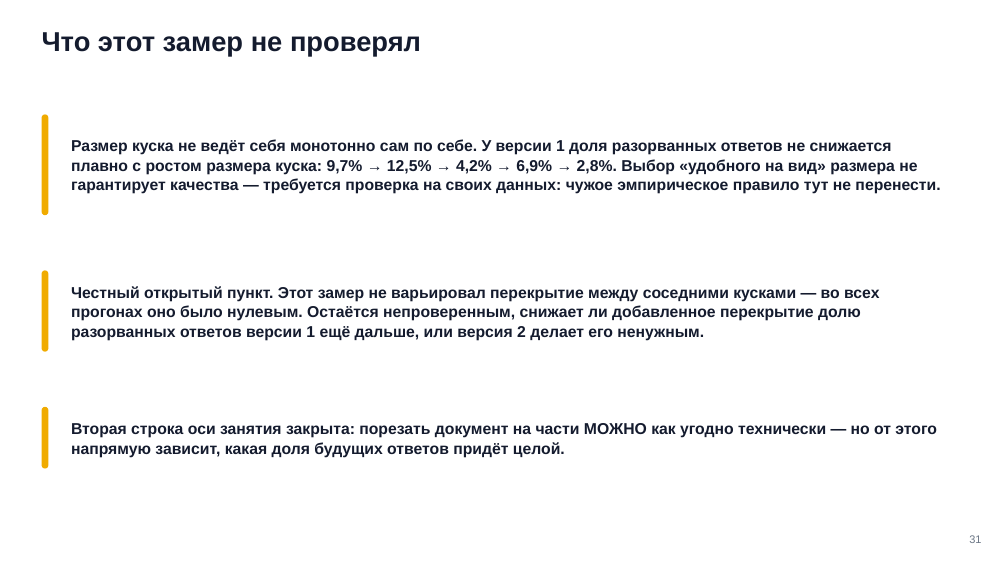
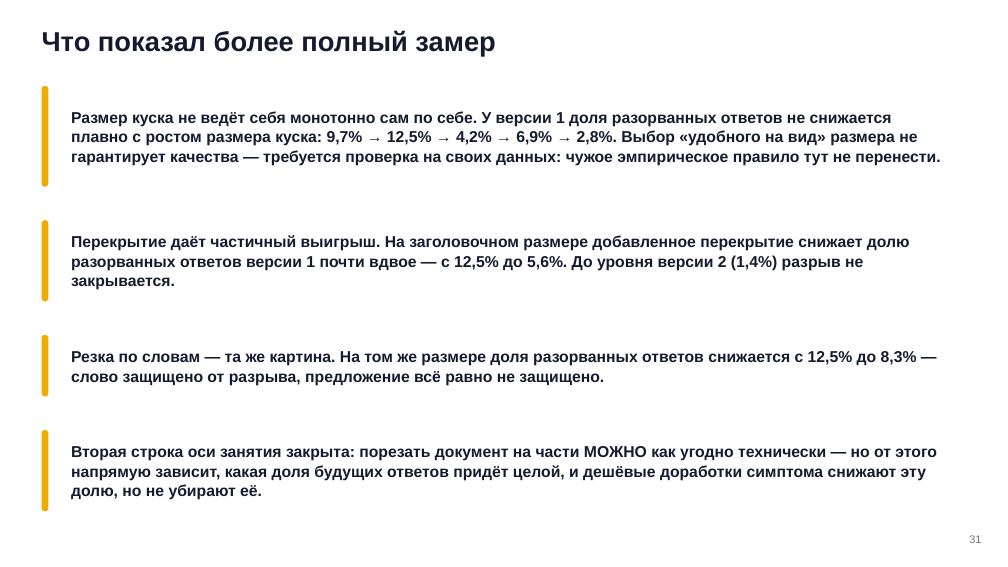
Before and after one commit to tellina-study/AI-usage-lessons, a slide deck: slide 31 of library/seminars/sem-10/rendered/sem-10.pptx. Drawn at 1008x567 pixels with LibreOffice and Linux fonts; fonts in the diff are those of the drawing. Boxes give left, top, right and bottom in pixels: in the first picture for what was removed or moved away, otherwise in the second. Text is boxed around its words. In the diff, an @@ line names an element or a change of style, - is before the commit and + after.

```diff
--- a/library/seminars/sem-10/rendered/sem-10.pptx
+++ b/library/seminars/sem-10/rendered/sem-10.pptx
@@ text at bbox=[42, 30, 495, 56]: text changed @@
-Что этот замер не проверял
+Что показал более полный замер
@@ rounded rectangle: place and size @@
-rounded rectangle at bbox=[42, 114, 48, 215]
+rounded rectangle at bbox=[42, 86, 48, 187]
@@ text "Размер куска не ведёт себя ...": place and size @@
-text "Размер куска не ведёт себя ..." at bbox=[71, 139, 940, 194]
+text "Размер куска не ведёт себя ..." at bbox=[71, 111, 940, 166]
@@ rounded rectangle: place and size @@
-rounded rectangle at bbox=[42, 271, 48, 352]
+rounded rectangle at bbox=[42, 220, 48, 301]
@@ text added at bbox=[71, 235, 910, 290], 15 pt, text #141B2E, bold @@
+Перекрытие даёт частичный выигрыш. На заголовочном размере добавленное перекрытие снижает долю разорванных ответов версии 1 почти вдвое — с 12,5% до 5,6%. До уровня версии 2 (1,4%) разрыв не закрывается.
@@ text removed at bbox=[71, 286, 879, 341] @@
-Честный открытый пункт. Этот замер не варьировал перекрытие между соседними кусками — во всех прогонах оно было нулевым. Остаётся непроверенным, снижает ли добавленное перекрытие долю разорванных ответов версии 1 ещё дальше, или версия 2 делает его ненужным.
@@ rounded rectangle added at bbox=[42, 335, 48, 397], fill #F0AB00 @@
@@ text added at bbox=[71, 351, 917, 386], 15 pt, text #141B2E, bold @@
+Резка по словам — та же картина. На том же размере доля разорванных ответов снижается с 12,5% до 8,3% — слово защищено от разрыва, предложение всё равно не защищено.
@@ rounded rectangle: place and size @@
-rounded rectangle at bbox=[42, 407, 48, 469]
+rounded rectangle at bbox=[42, 430, 48, 511]
@@ text at bbox=[71, 446, 937, 500]: text changed @@
-Вторая строка оси занятия закрыта: порезать документ на части МОЖНО как угодно технически — но от этого напрямую зависит, какая доля будущих ответов придёт целой.
+Вторая строка оси занятия закрыта: порезать документ на части МОЖНО как угодно технически — но от этого напрямую зависит, какая доля будущих ответов придёт целой, и дешёвые доработки симптома снижают эту долю, но не убирают её.
```
Also in this commit, not shown: 8 other slides changed, 24 other files.
